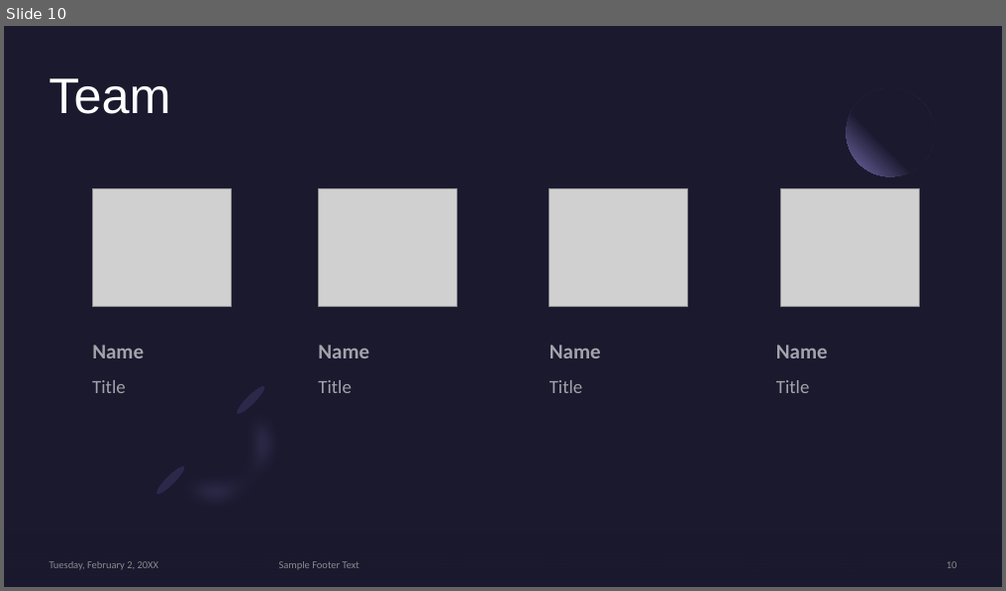
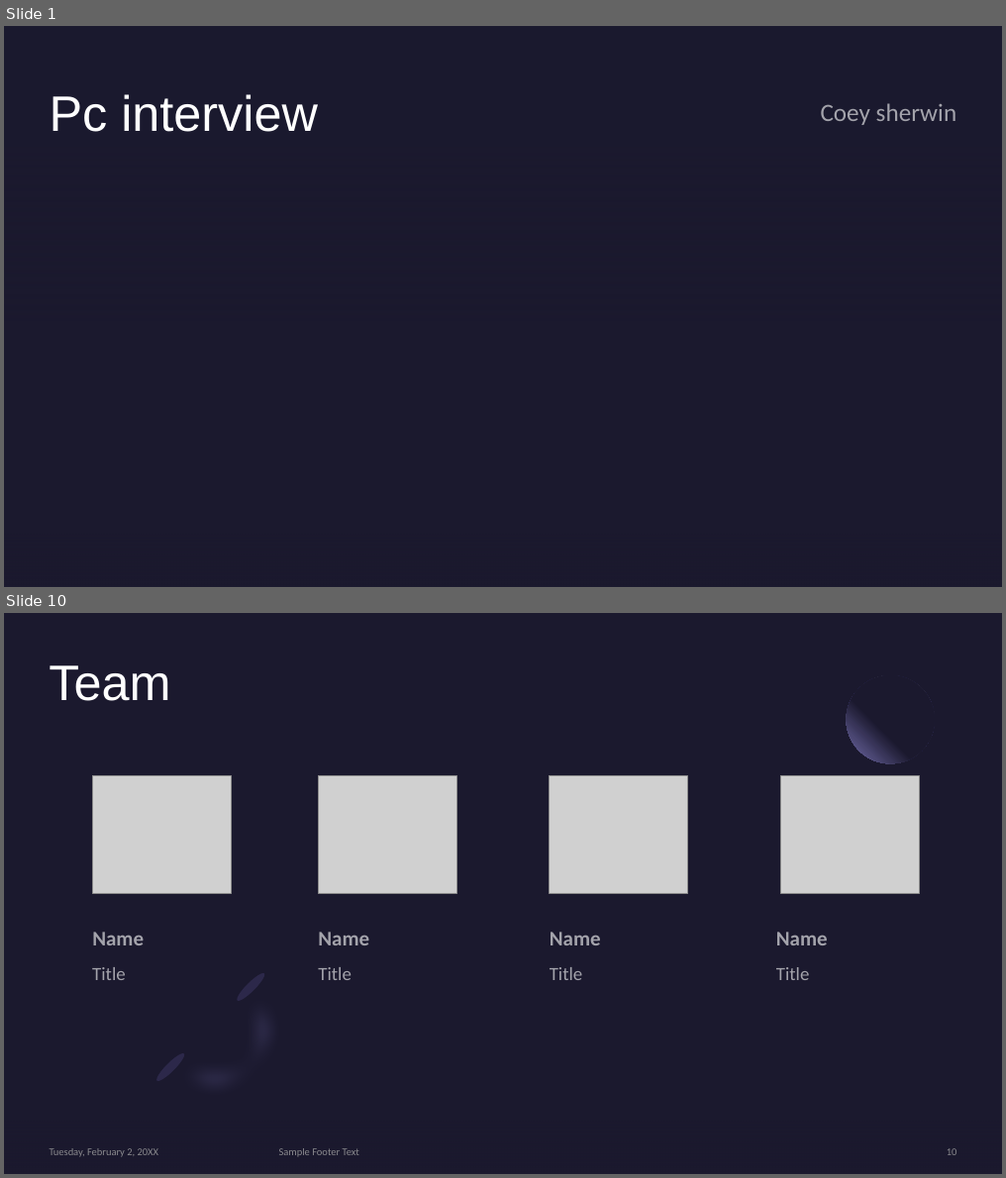
Before and after one commit to Digital-Tech-KKHS/10dtc-computer-hardware-csherwinqqq, a slide deck: Presentation Template.pptx. Shown one above the other, each under a label of ours: slide 10 before the commit, slides 1 and 10 after it; the slides between them are not shown. The pictures are 1006x591 and 1006x1178 pixels, drawn with LibreOffice and Linux fonts; fonts in the diff are those of the drawing; grey boxes stand for pictures; background and template pictures are left out. Boxes give left, top, right and bottom in pixels: in the first picture for what was removed or moved away, otherwise in the second. Text is boxed around its words. In the diff, an @@ line names an element or a change of style, - is before the commit and + after.

```diff
--- a/Presentation Template.pptx
+++ b/Presentation Template.pptx
@@ slide 1 added at (4, 26, 1002, 587), background picture (left out) @@
@@ rectangle added at (4, 26, 1002, 587), fill #1B192E @@
@@ rectangle added at (4, 26, 1002, 424), fill gradient #1B192E @@
@@ title added at (50, 94, 318, 132), 48 pt, text #FFFFFF @@
+Pc interview
@@ text added at (821, 103, 957, 125), 24 pt, text #FFFFFF at 60% opacity @@
+Coey sherwin
@@ rectangle added at (4, 498, 1002, 587), fill gradient #1B192E @@
```
Also in this commit, not shown: 8 slides changed, 1 slide removed.
